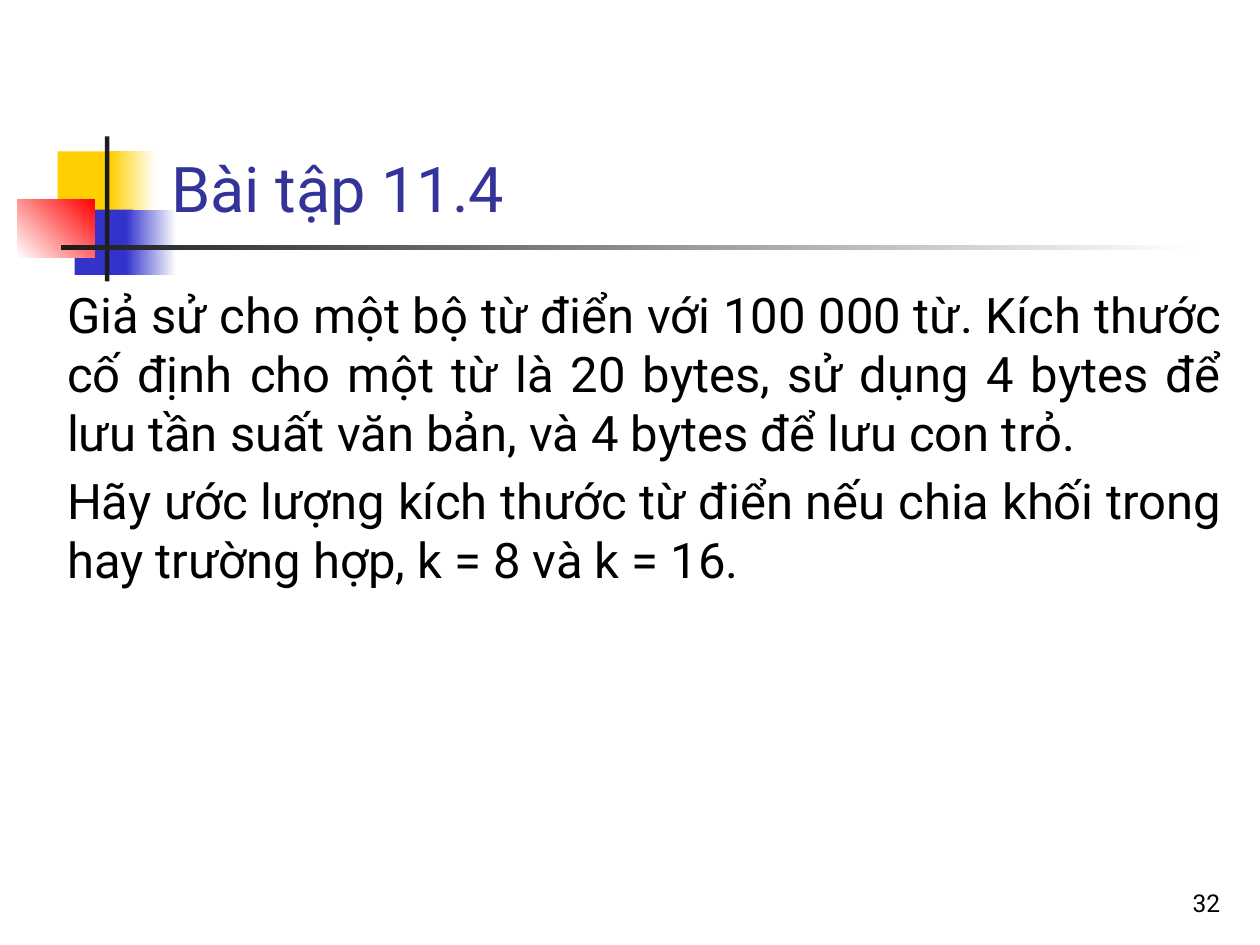
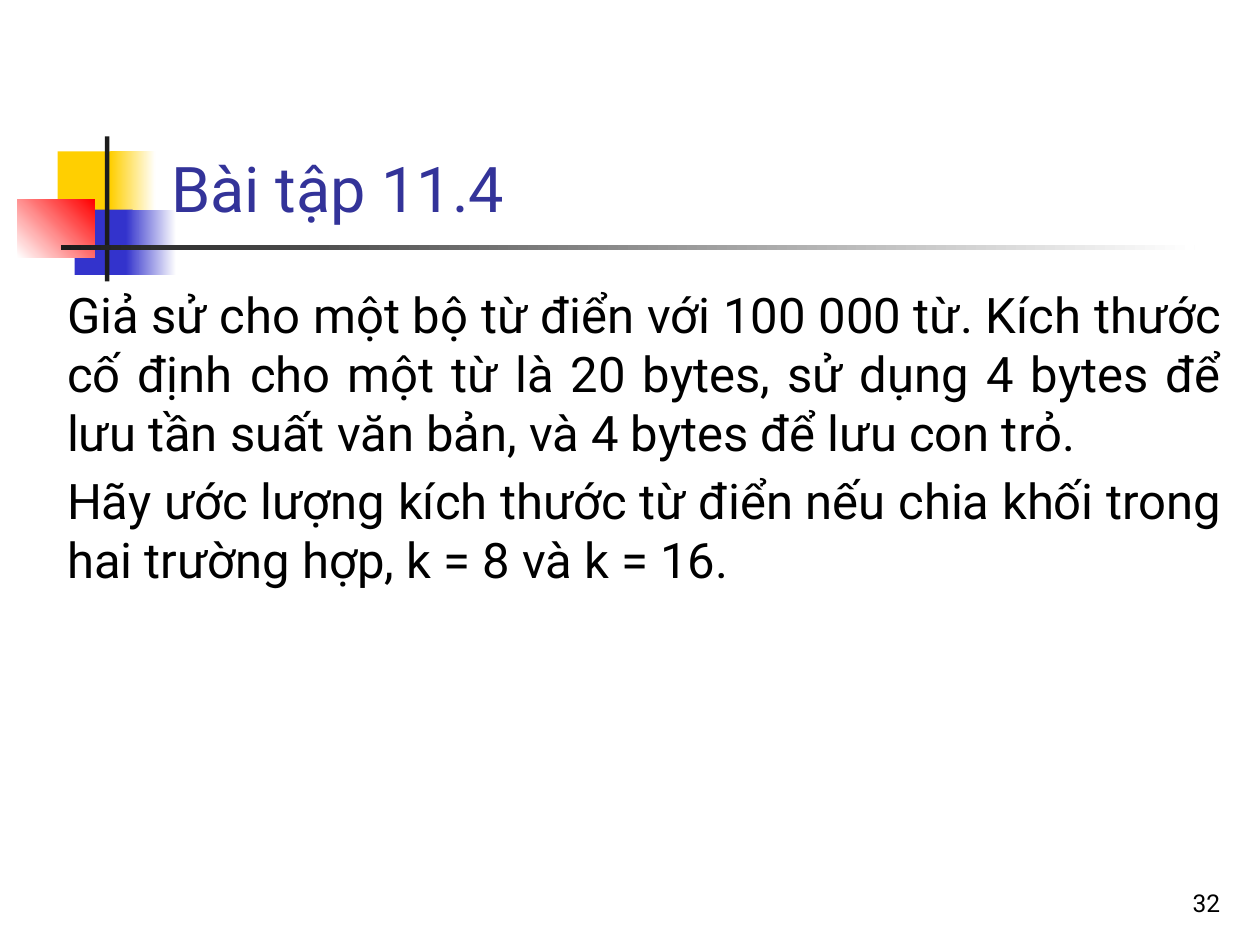
Before and after one commit to bangoc/IT4853, a slide deck: slide 32 of Bai 11 Nén chi muc nguoc.pptx. Drawn at 1260x945 pixels with LibreOffice and Linux fonts; fonts in the diff are those of the drawing. Boxes give left, top, right and bottom in pixels: in the first picture for what was removed or moved away, otherwise in the second. Text is boxed around its words. In the diff, an @@ line names an element or a change of style, - is before the commit and + after.

```diff
--- a/Bai 11 Nén chi muc nguoc.pptx
+++ b/Bai 11 Nén chi muc nguoc.pptx
@@ text at [67, 478, 1221, 589]: text changed @@
-Hãy ước lượng kích thước từ điển nếu chia khối trong hay trường hợp, k = 8 và k = 16.
+Hãy ước lượng kích thước từ điển nếu chia khối trong hai trường hợp, k = 8 và k = 16.
```
Also in this commit, not shown: 1 other file.
